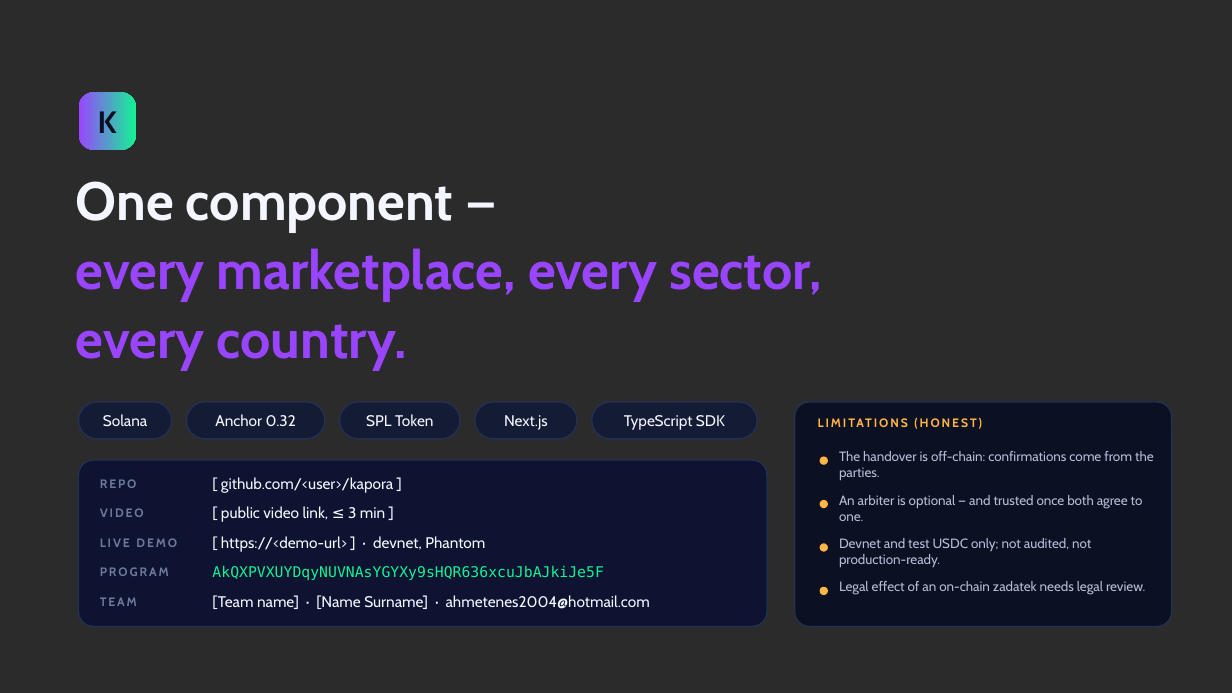
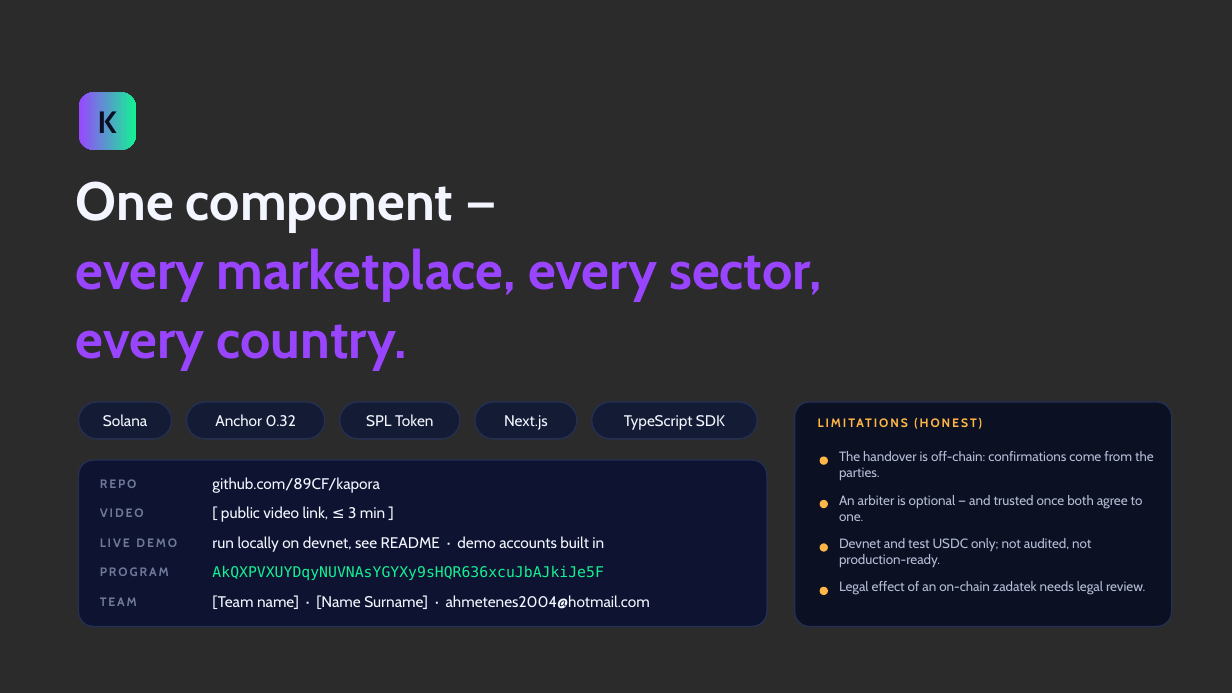
Before and after one commit to 89CF/twokeys, a slide deck: slide 10 of pitch/deck.pptx. Drawn at 1232x693 pixels with LibreOffice and Linux fonts; fonts in the diff are those of the drawing; background and template pictures are left out; a plain dark background stands for a picture behind light text. Boxes give left, top, right and bottom in pixels: in the first picture for what was removed or moved away, otherwise in the second. Text is boxed around its words. In the diff, an @@ line names an element or a change of style, - is before the commit and + after.

Commit message:
Deck: repo link on closing slide

```diff
--- a/pitch/deck.pptx
+++ b/pitch/deck.pptx
@@ text at (212, 477, 379, 493): text changed @@
-[ github.com/<user>/kapora ]
+github.com/89CF/kapora
@@ text at (212, 536, 604, 552): text changed @@
-[ https://<demo-url> ] · devnet, Phantom
+run locally on devnet, see README · demo accounts built in
```
Also in this commit, not shown: 5 other files.
